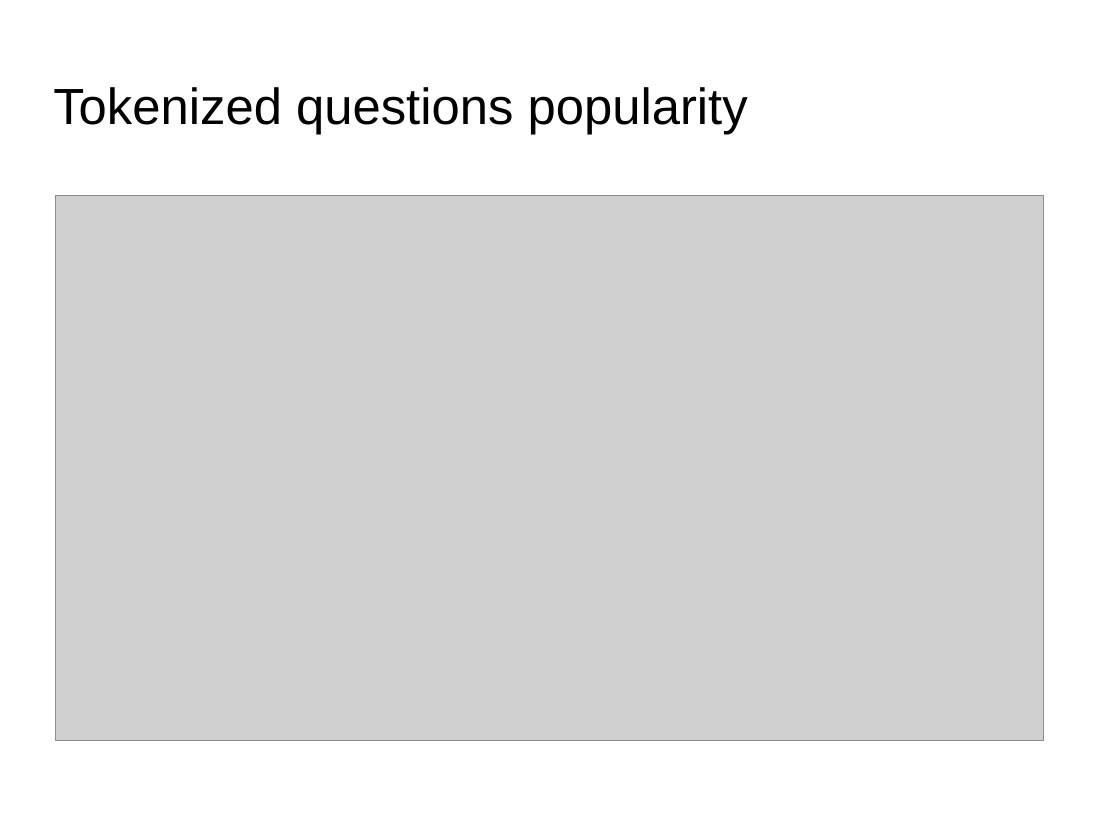
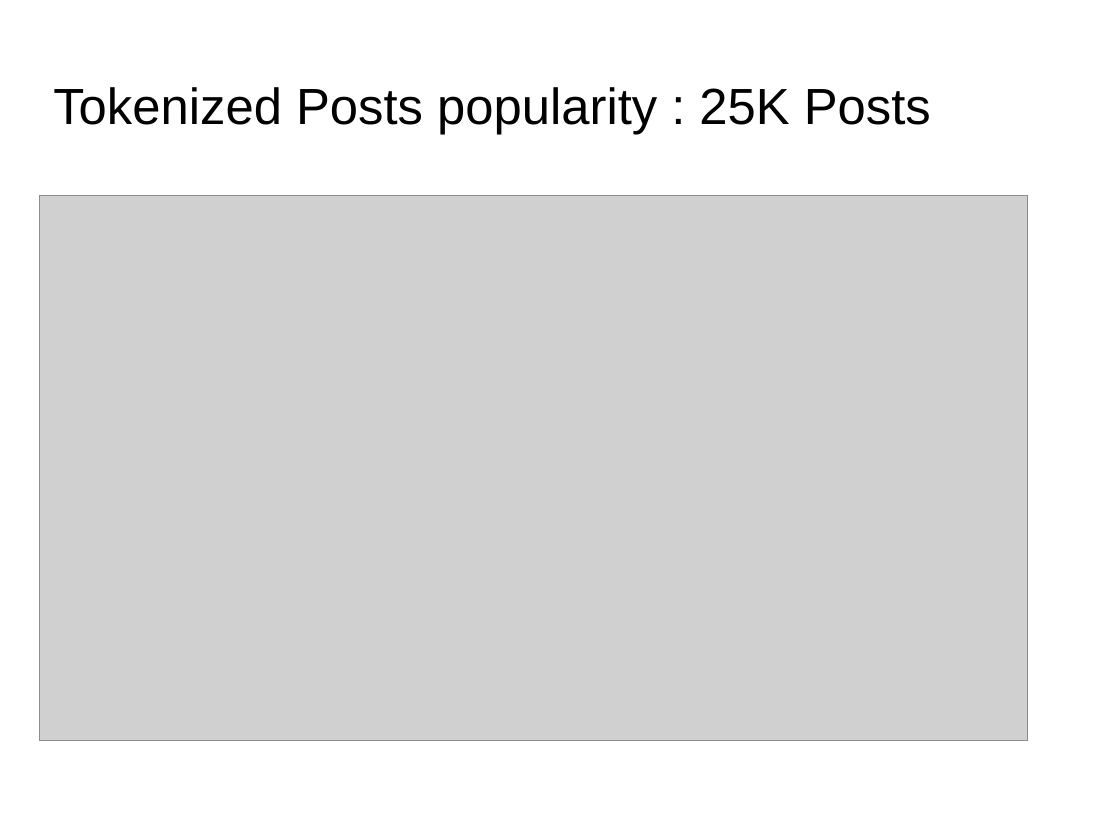
Before and after one commit to dataforcast/OC_Datascientist, a slide deck: slide 5 of P6/report/Openclassrooms_ParcoursDatascientist_P6-V1.odp. Drawn at 1120x840 pixels with LibreOffice and Linux fonts; fonts in the diff are those of the drawing; grey boxes stand for pictures; background and template pictures are left out. Boxes give left, top, right and bottom in pixels: in the first picture for what was removed or moved away, otherwise in the second. Text is boxed around its words. In the diff, an @@ line names an element or a change of style, - is before the commit and + after.

```diff
--- a/P6/report/Openclassrooms_ParcoursDatascientist_P6-V1.odp
+++ b/P6/report/Openclassrooms_ParcoursDatascientist_P6-V1.odp
@@ title at [53, 87, 931, 134]: text changed @@
-Tokenized questions popularity
+Tokenized Posts popularity : 25K Posts
@@ picture: place and size @@
-picture at [55, 196, 1044, 741]
+picture at [40, 196, 1029, 741]
```
Also in this commit, not shown: 7 other slides changed, 3 other files.
